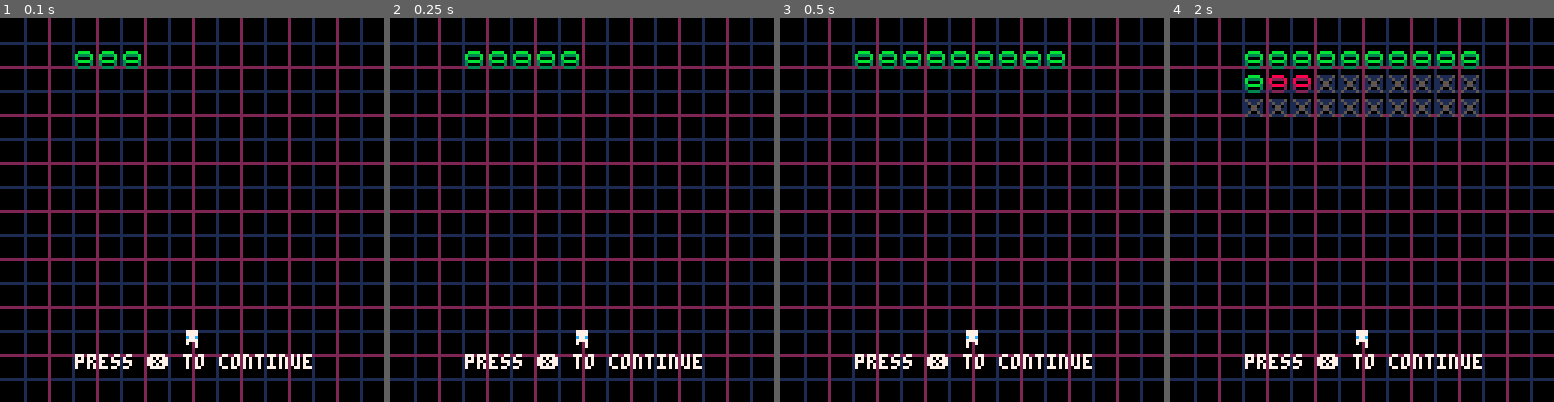
Above: before the commit, frames 1-4 (left to right).
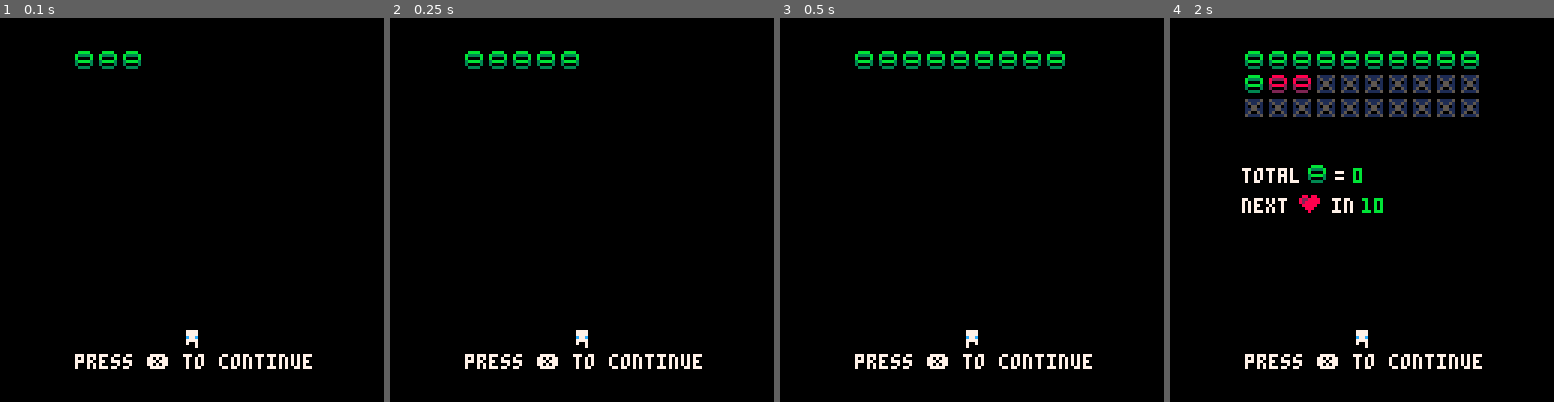
Above: after the commit, the same moments.

Repository: rdelos747/pico8
Game: PICO-8 cartridge ms_shoot.p8
The game is run twice, just before and just after one commit, with the same random seed, the same clock (stepped at 60 frames per second) and the same inputs.
Inputs:
- Up to frame 1 (0.1 s): no input
- Up to frame 2 (0.25 s): no input
- Up to frame 3 (0.5 s): tap X (X key) at 0.33 s
- Up to frame 4 (2 s): tap X (X key) at 1.07, 1.85 s; hold Right from 1.6 s (still down)

The runs differ from the first frame. In frame 1, 22% of the frame differs, in the area x 0-100%, y 0-100%; in frame 2, 22%; in frame 3, 22%; in frame 4, 22%.

Commit message:
Fri Jun 14 00:28:16 EDT 2019

Diff:
--- a/ms_shoot.p8
+++ b/ms_shoot.p8
@@ -41,6 +41,11 @@
 	b_found=11,
 	b_hit=2
 }
+--total stats
+t_stat={
+	b_found=0,
+	h_next=10
+}
 
 --player
 pp={x=20,y=20,
@@ -56,7 +61,8 @@
 --middle helper
 middle={
 	p_tm=0,
-	b_tm=0
+	b_tm=0,
+	t_tm=0
 }
 
 --arrays
@@ -97,6 +103,9 @@
 		i=-1,j=-1,tm=0,y=0,dy=-1,
 		found=false
 	}
+	--reset middle stuff
+	middle.b_tm=0
+	middle.p_tm=0
 	--game stuff
 	pause=0
 	hit=0
@@ -165,11 +174,10 @@
 end
 
 function draw_middle()
-	draw_grid()
+	//draw_grid()
 	--draw bombs found
 	local b_left=24
 	local b_top=10
-	//for b=0,num_b-1 do
 	for b=0,flr(middle.b_tm) do
 		local bs=51
 		if b<l_stat.b_found then
@@ -181,6 +189,20 @@
 		spr(bs,
 			b_left+(b%10)*8,
 			b_top+flr(b/10)*8)
+	end
+	--totals
+	if middle.t_tm==1 then
+		print("total",24,50,7)
+		spr(49,45,48)
+		print("=",55,50,7)
+		print(t_stat.b_found,
+			61,50,11)
+		print("next",24,60,7)
+		spr(35,43,59)
+		spr(36,43,59)
+		print("in",54,60,7)
+		print(t_stat.h_next-t_stat.b_found,
+			64,60,11)
 	end
 	--player
 	spr(4,60,103)
@@ -341,6 +363,8 @@
 	middle.p_tm+=0.1
 	if middle.b_tm<num_b-1 then
 		middle.b_tm+=0.5
+	else
+		middle.t_tm=1
 	end
 end
 
